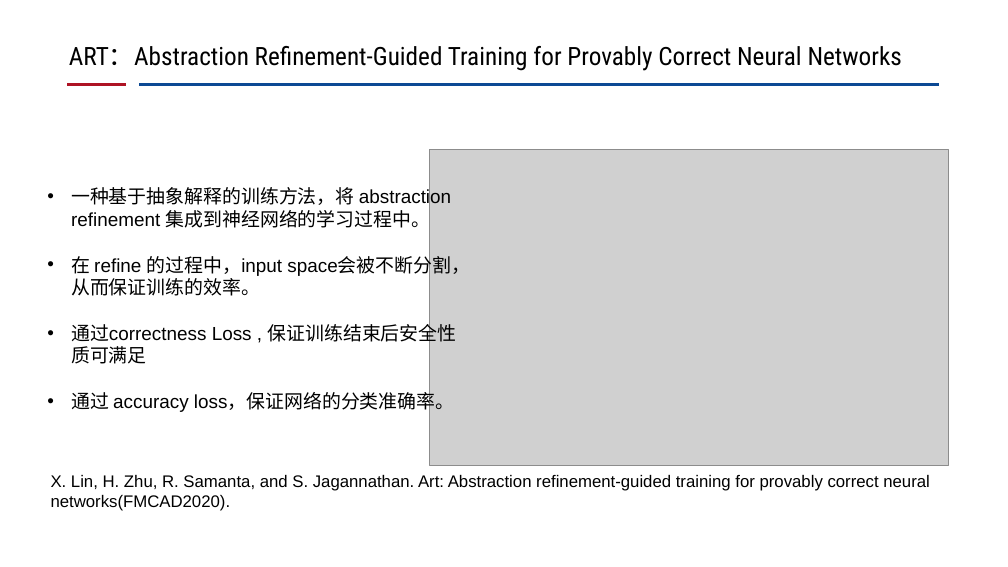
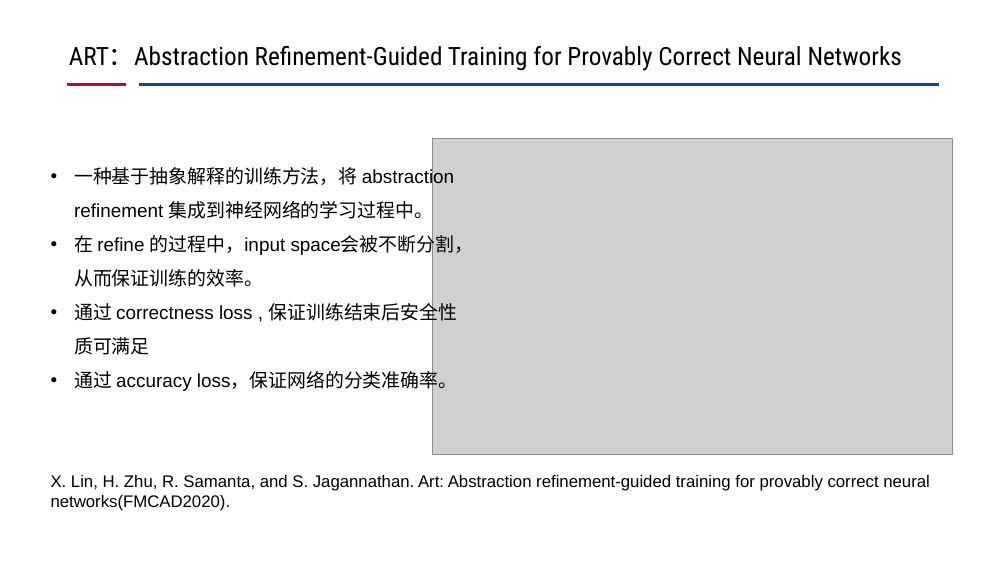
Before and after one commit to CRhapsody/Presentation_Slides, a slide deck: slide 5 of 神经网络修复工作进展.pptx. Drawn at 1008x567 pixels with LibreOffice and Linux fonts; fonts in the diff are those of the drawing; grey boxes stand for pictures; background and template pictures are left out. Boxes give left, top, right and bottom in pixels: in the first picture for what was removed or moved away, otherwise in the second. Text is boxed around its words. In the diff, an @@ line names an element or a change of style, - is before the commit and + after.

Commit message:
20230521

```diff
--- a/神经网络修复工作进展.pptx
+++ b/神经网络修复工作进展.pptx
@@ picture: place and size @@
-picture at bbox=[430, 150, 949, 465]
+picture at bbox=[433, 139, 953, 454]
@@ text "一种基于抽象解释的训练方法，将 abstraction refinement 集成到神经网络的学习过程中。": place and size @@
-text "一种基于抽象解释的训练方法，将 abstraction refinement 集成到神经网络的学习过程中。" at bbox=[71, 187, 470, 412]
+text "一种基于抽象解释的训练方法，将 abstraction refinement 集成到神经网络的学习过程中。" at bbox=[74, 167, 474, 392]
@@ text at bbox=[74, 167, 474, 392]: line spacing 1 to 1.5 @@
@@ text at bbox=[74, 300, 457, 355]: text changed @@
-• 通过correctness Loss , 保证训练结束后安全性质可满足
+• 通过 correctness loss , 保证训练结束后安全性质可满足
```
Also in this commit, not shown: 3 other slides changed, 2 slides added, 1 slide removed.
